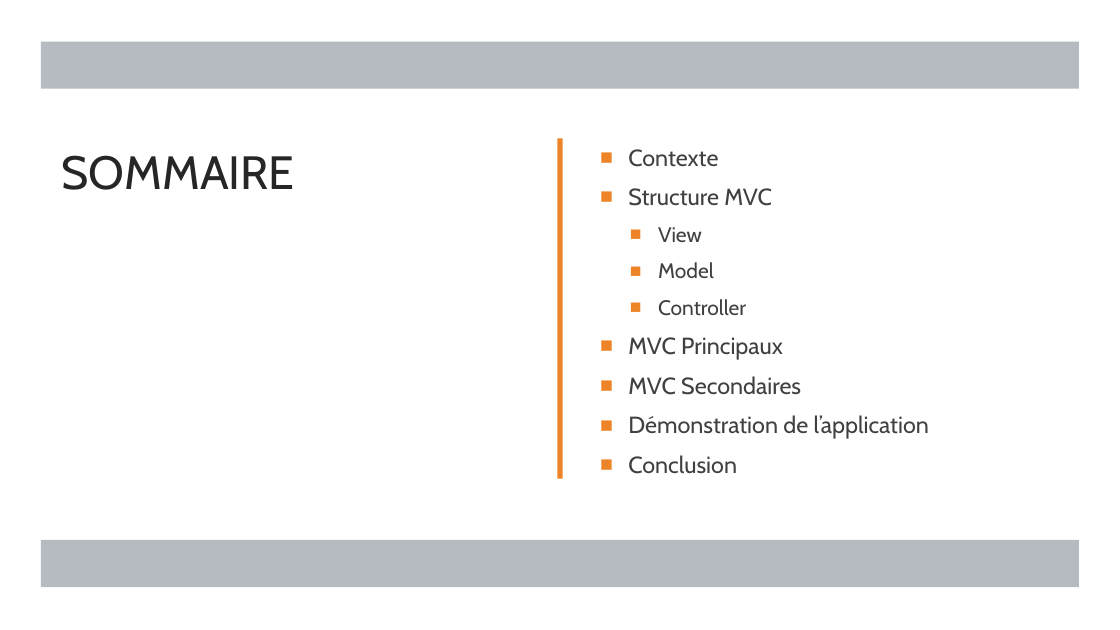
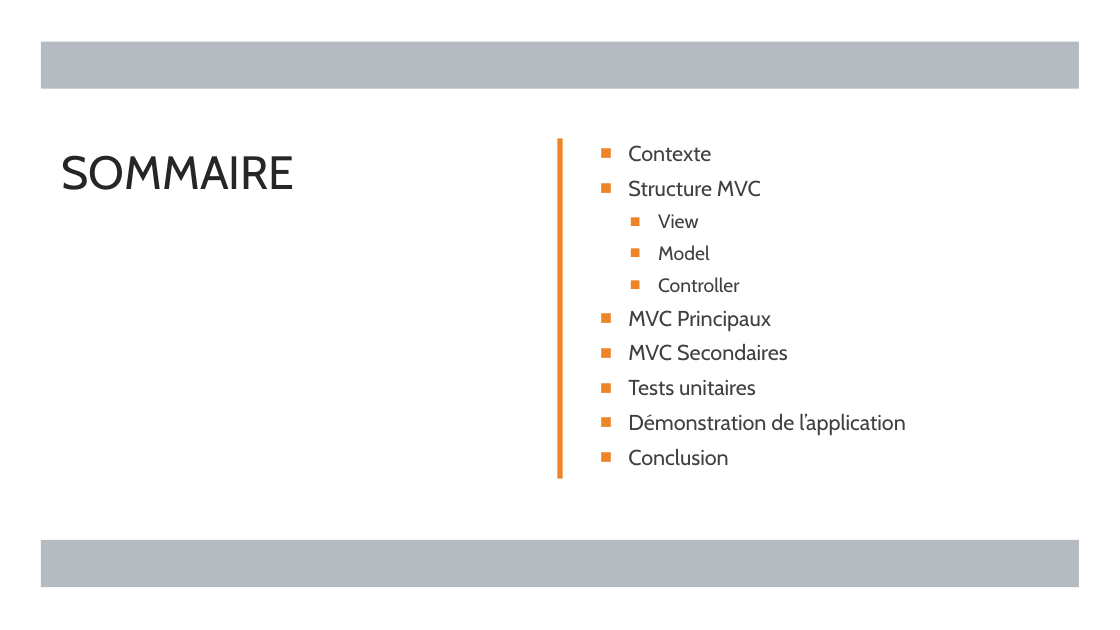
Before and after one commit to MickaeliOS/OpenClassrooms-P9-LeBaluchon, a slide deck: slide 2 of Soutenance/Horn_Mickael_presentation_4_102022.pptx. Drawn at 1120x630 pixels with LibreOffice and Linux fonts; fonts in the diff are those of the drawing. Boxes give left, top, right and bottom in pixels: in the first picture for what was removed or moved away, otherwise in the second. Text is boxed around its words. In the diff, an @@ line names an element or a change of style, - is before the commit and + after.

```diff
--- a/Soutenance/Horn_Mickael_presentation_4_102022.pptx
+++ b/Soutenance/Horn_Mickael_presentation_4_102022.pptx
@@ text at (628,145,906,466): size 20 to 18.5 pt in "Contexte", "Structure MVC", "MVC Principaux", "MVC Secondaires" and 2 more places; size 18 to 16.6 pt in "View", "Model", "Controller"; line spacing 1 to 0.9 @@
@@ text at (628,380,756,396): paragraph added @@
+■ Tests unitaires
```
Also in this commit, not shown: 3 other slides changed, 15 other files.
